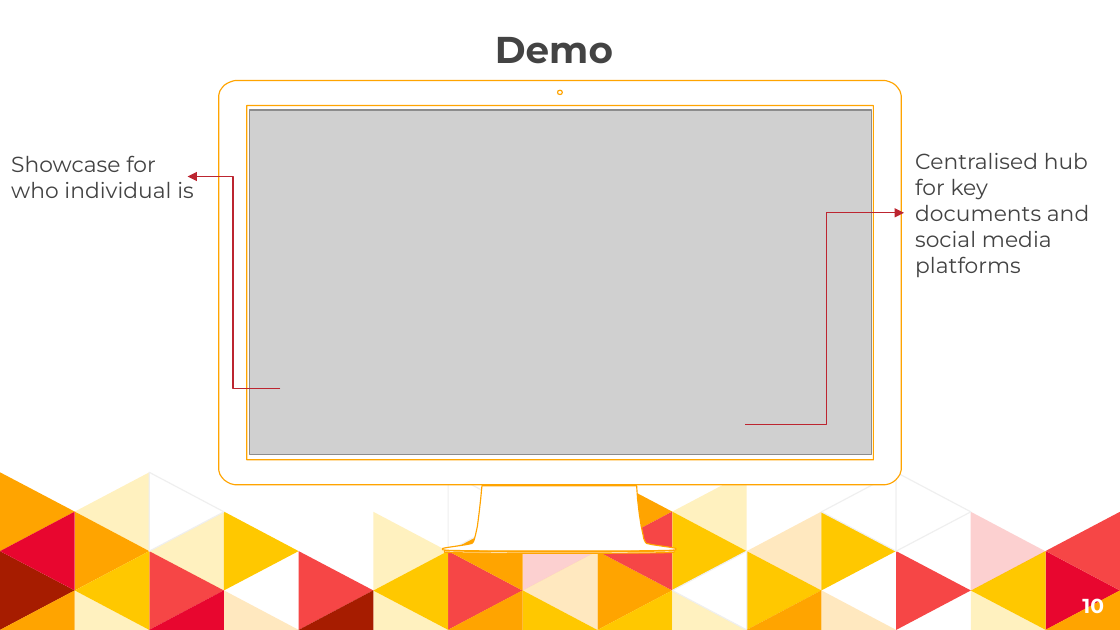
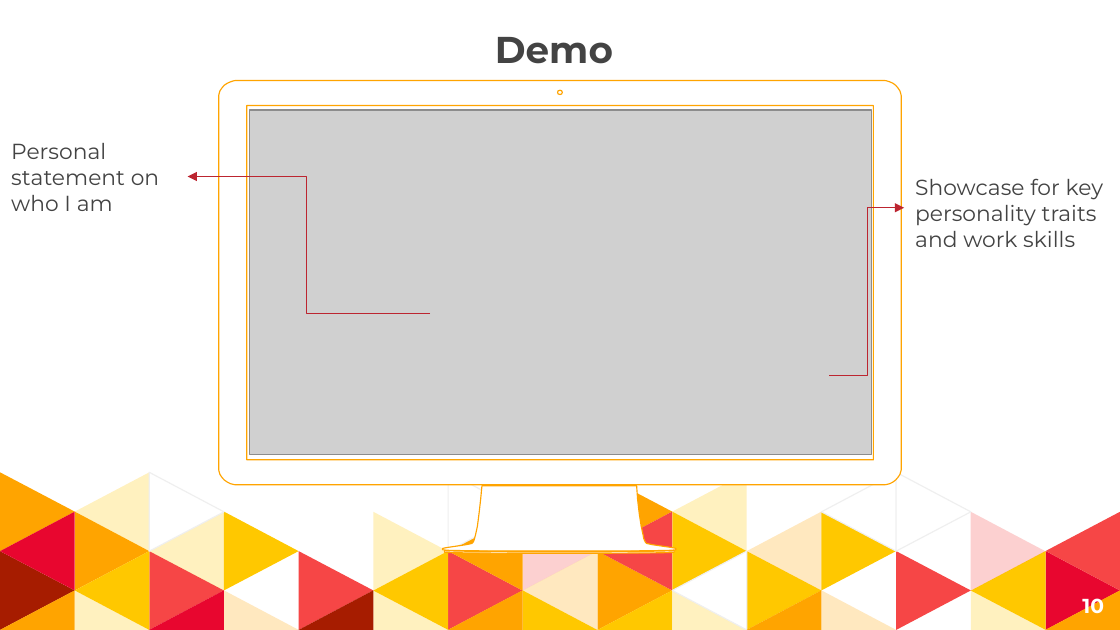
Before and after one commit to johnsonchau7/johnson-website, a slide deck: slide 10 of Johnson's-website-slides.pptx. Drawn at 1120x630 pixels with LibreOffice and Linux fonts; fonts in the diff are those of the drawing; grey boxes stand for pictures. Boxes give left, top, right and bottom in pixels: in the first picture for what was removed or moved away, otherwise in the second. Text is boxed around its words. In the diff, an @@ line names an element or a change of style, - is before the commit and + after.

```diff
--- a/Johnson's-website-slides.pptx
+++ b/Johnson's-website-slides.pptx
@@ text at <box>11,143,159,211</box>: text changed @@
-Showcase for who individual is
+Personal statement on who I am
@@ elbow arrow moved from (280, 389) - (188, 177) to (430, 314) - (188, 177) @@
@@ text at <box>915,178,1103,247</box>: text changed @@
-Centralised hub for key documents and social media platforms
+Showcase for key personality traits and work skills
@@ elbow arrow moved from (745, 424) - (904, 213) to (829, 375) - (904, 208) @@
```
Also in this commit, not shown: 3 other slides changed, 6 other files.
